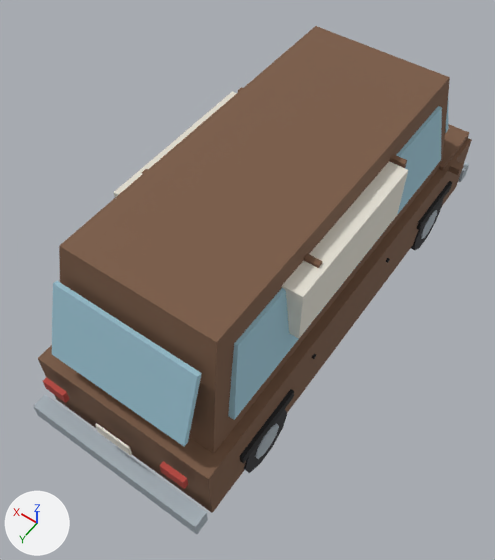
The glTF model site/models/GV_Van_Brown_01.glb as it was, and as the next commit left it.
One viewpoint serves both versions: a 50 mm lens placed at (-2.54, 4.2, 6.58), pointed at (0.05, 0.57, 0.87). The axes (+X, +Y, +Z) are drawn at lower left. The lights are the same throughout. The older version comes first. Vertices at exactly the same position are counted once.

In view in the first picture: 'GV_Van_Brown_01'.
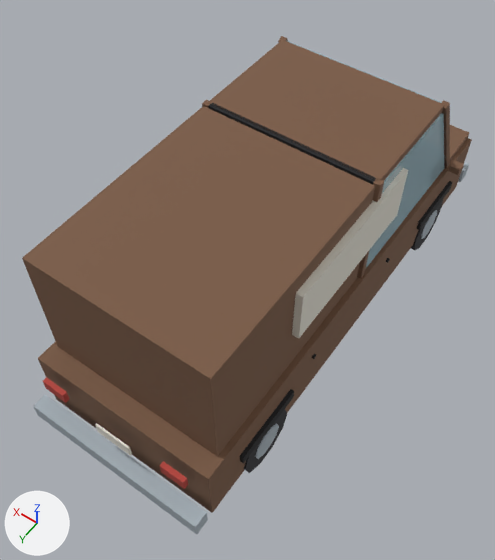
Patch to the scene script:
```diff
--- a/site/models/GV_Van_Brown_01.glb.py
+++ b/site/models/GV_Van_Brown_01.glb.py
@@ mat_globalpaletteglass @@
+mat_globalpaletteglass = bpy.data.materials.new('GlobalPaletteGlass')
+# uses the picture img_globalpalette
@@ me_gv_van_brown_01 @@
 # used by ob_gv_van_brown_01; location = (0.0, 0.0, 0.0)
-me_gv_van_brown_01.from_pydata(...)  # 384 vertices, 624 faces; spans x -1.15..1.15, y -2.86..2.84, z 0.02..2.4
+me_gv_van_brown_01.from_pydata(...)  # 488 vertices, 784 faces; spans x -1.15..1.15, y -2.86..2.84, z 0.02..2.42
+# me_gv_van_brown_01 part 1: a new loose piece, a box spanning x -0.9..0.9, y -0.03..0.03, z 1.1..2.4, in mat_globalpalette (picture img_globalpalette)
+# me_gv_van_brown_01 part 2: a new loose piece, a box spanning x -0.95..0.95, y -1.95..-0.05, z 1.1..1.12, in mat_globalpalette (picture img_globalpalette)
+# me_gv_van_brown_01 part 3: a new loose piece, a box spanning x -0.95..0.95, y -1.96..-1.6, z 1.1..1.34, in mat_globalpalette (picture img_globalpalette)
+# me_gv_van_brown_01 part 4: a new loose piece, a box spanning x -0.94..0.94, y -1.309..0.0, z 2.32..2.4, in mat_globalpalette (picture img_globalpalette)
+# me_gv_van_brown_01 part 5: a new loose piece, a box spanning x -0.975..-0.905, y -0.035..0.035, z 1.1..2.4, in mat_globalpalette (picture img_globalpalette)
+# me_gv_van_brown_01 part 6: a new loose piece, a box spanning x 0.905..0.975, y -0.035..0.035, z 1.1..2.4, in mat_globalpalette (picture img_globalpalette)
+# me_gv_van_brown_01 part 7: a new loose piece, a box spanning x -0.94..0.94, y 0.06..2.4, z 1.1..2.4, in mat_globalpalette (picture img_globalpalette)
+# me_gv_van_brown_01 part 8: a new loose piece, a box spanning x -0.83..-0.33, y -1.35..-0.85, z 1.1..1.2, in mat_globalpalette (picture img_globalpalette)
+# me_gv_van_brown_01 part 9: the loose piece of 8 vertices spanning x -0.95..0.95, y -0.58..-0.52, z 1.4..2.23 is deleted
+# me_gv_van_brown_01 part 10: the loose piece of 8 vertices spanning x -0.77..0.77, y -2.29..-1.81, z 1.33..2.17 is deleted
+# me_gv_van_brown_01 part 11: the loose piece of 8 vertices spanning x -0.95..0.95, y 0.92..0.98, z 1.4..2.23 is deleted
+# me_gv_van_brown_01 part 12: the loose piece of 8 vertices spanning x -0.75..0.75, y 2.28..2.58, z 1.36..2.14 is deleted
+# me_gv_van_brown_01 part 13
+# 16 vertices are removed from x -0.94..0.94, y -2.0..2.4, z 1.1..2.4
+# 24 faces are deleted
+# 56 vertices are added at x -0.98..0.92, y -2.03..-0.07, z 1.08..2.42
+# 8 new vertices lie (0.5, 0.0, 0.0) away from vertices in x -0.83..0.33, y -0.94..-0.78, z 1.2..1.7
+# 8 new vertices lie (0.08, 0.0, 0.0) away from vertices in x -0.98..0.9, y -2.03..-1.28, z 1.08..2.42
+# 8 new vertices lie (0.04, 0.0, 0.0) away from vertices in x -0.96..0.92, y -1.91..-0.07, z 1.13..2.32
+# 88 new faces join them, mat_globalpalette (picture img_globalpalette)
+# 36 new faces join them, mat_globalpaletteglass
+# other edits to the shape of me_gv_van_brown_01 do not show in these pictures
 me_gv_van_brown_01.materials.append(mat_globalpalette)
+me_gv_van_brown_01.materials.append(mat_globalpaletteglass)
```

Changed parts and their boxes (x1, y1, x2, y2) in the pictures (495 x 560 px):
'GV_Van_Brown_01', reshaped
    before: (33, 26, 472, 534)
    after: (22, 36, 472, 534)
part 1 of me_gv_van_brown_01, added
    after: (209, 103, 376, 185)
part 2 of me_gv_van_brown_01, added
    after: (366, 172, 441, 268)
part 3 of me_gv_van_brown_01, added (cyan)
    after: (408, 139, 445, 184)
part 4 of me_gv_van_brown_01, added (brown)
    after: (209, 40, 445, 181)
part 5 of me_gv_van_brown_01, added
    after: (357, 178, 384, 279)
part 6 of me_gv_van_brown_01, added
    after: (202, 100, 212, 108)
part 7 of me_gv_van_brown_01, added (brown)
    after: (22, 106, 375, 456)
part 8 of me_gv_van_brown_01, added (mostly hidden)
    after: (399, 184, 413, 207)
part 9 of me_gv_van_brown_01, deleted
    before: (238, 87, 407, 224)
part 10 of me_gv_van_brown_01, deleted
    before: (445, 104, 448, 133)
part 11 of me_gv_van_brown_01, deleted
    before: (142, 169, 322, 322)
part 12 of me_gv_van_brown_01, deleted (cyan)
    before: (52, 281, 202, 446)
part 13 of me_gv_van_brown_01, built on (mostly hidden afterwards)
    before: (59, 26, 450, 454)
    after: (278, 36, 450, 170)
